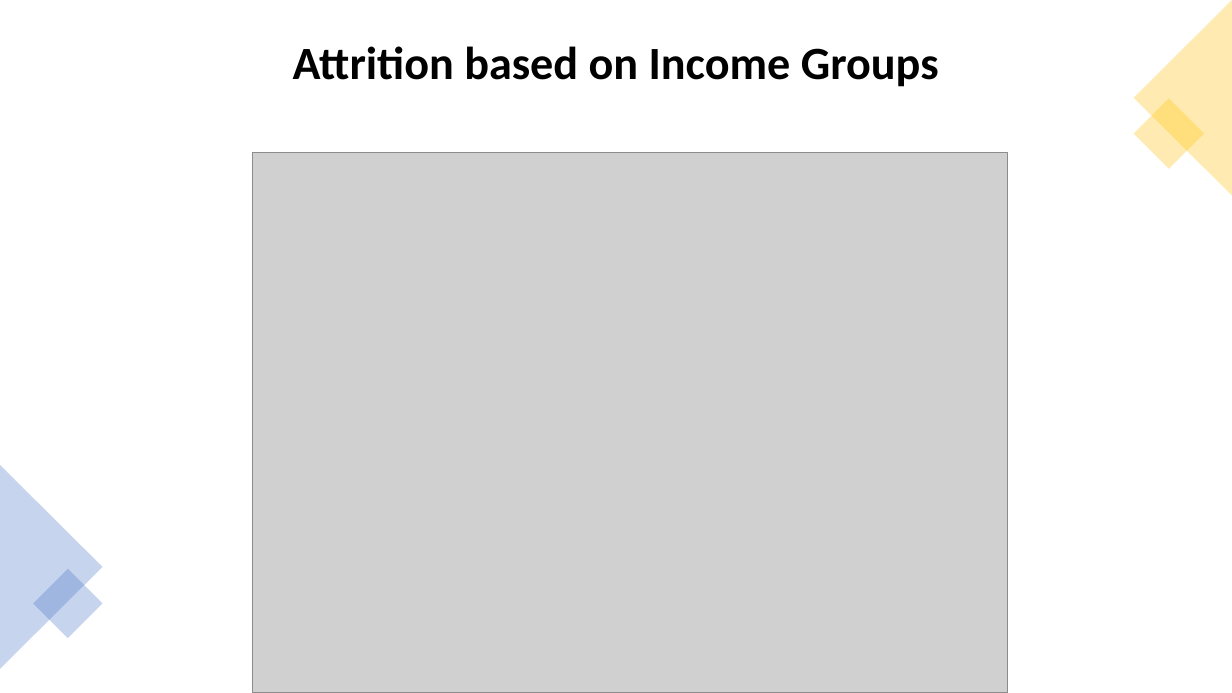
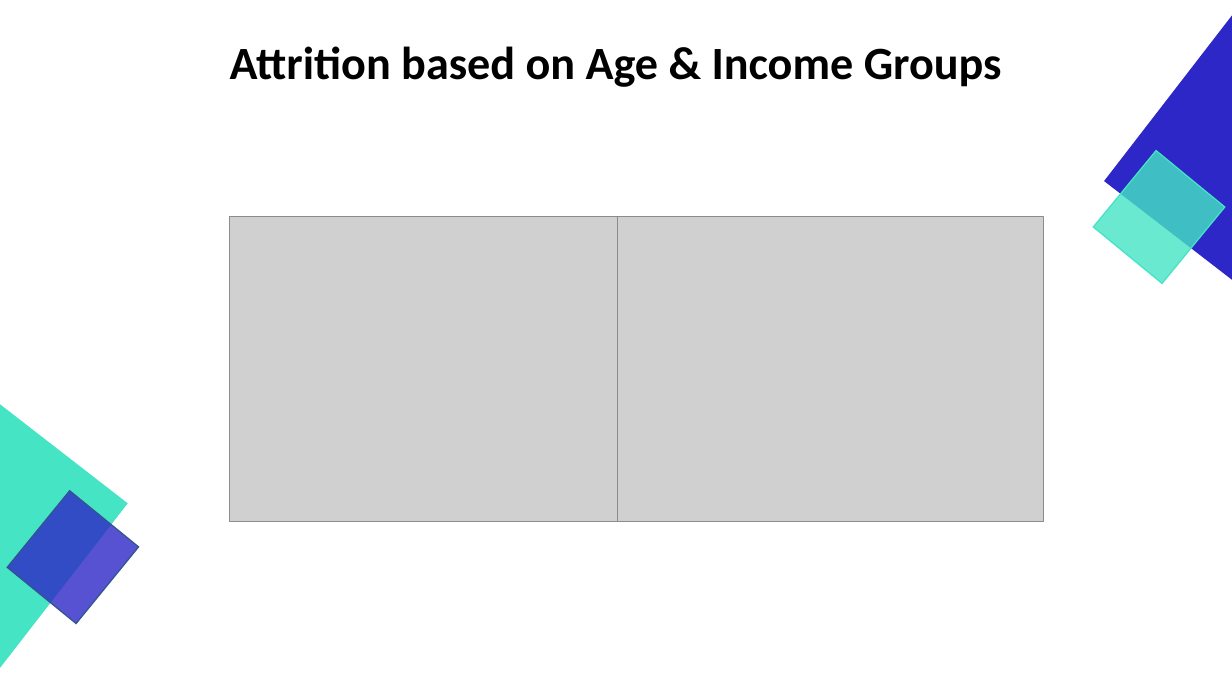
Before and after one commit to GraduateSchoolWork/CaseStudy2_DDS, a slide deck: slide 6 of DDS_Project_2_Presentation.pptx. Drawn at 1232x693 pixels with LibreOffice and Linux fonts; fonts in the diff are those of the drawing; grey boxes stand for pictures. Boxes give left, top, right and bottom in pixels: in the first picture for what was removed or moved away, otherwise in the second. Text is boxed around its words. In the diff, an @@ line names an element or a change of style, - is before the commit and + after.

```diff
--- a/DDS_Project_2_Presentation.pptx
+++ b/DDS_Project_2_Presentation.pptx
@@ right triangle added at (1106, 16, 1232, 280), fill #2E27C7, outline #2E27C7 1 pt @@
@@ triangle removed at (1134, 0, 1232, 196) @@
@@ title at (230, 46, 1002, 87): text changed @@
-Attrition based on Income Groups
+Attrition based on Age & Income Groups
@@ rectangle removed at (1134, 99, 1204, 169) @@
@@ rectangle added at (1093, 150, 1225, 283), fill #44E4C4 at 80% opacity, outline #44E4C4 1 pt @@
@@ picture added at (229, 217, 654, 522) @@
@@ picture: place and size @@
-picture at (252, 152, 1007, 693)
+picture at (618, 217, 1044, 522)
@@ right triangle added at (0, 405, 127, 668), fill #44E4C4, outline #44E4C4 1 pt @@
@@ triangle removed at (0, 465, 103, 669) @@
@@ rectangle added at (7, 490, 139, 623), fill #2E27C7 at 80% opacity, outline #325491 1 pt @@
@@ rectangle removed at (33, 568, 103, 638) @@
```
Also in this commit, not shown: 16 other slides changed, 2 slides removed.
